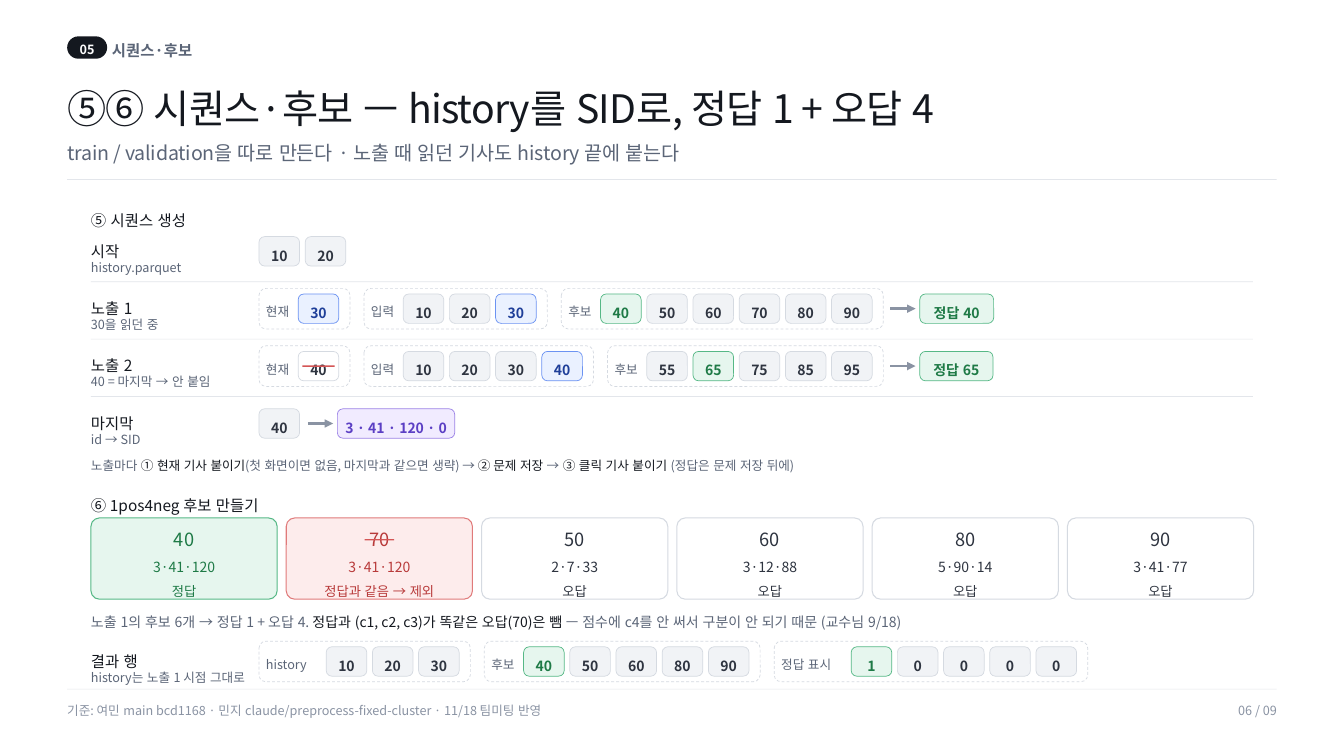
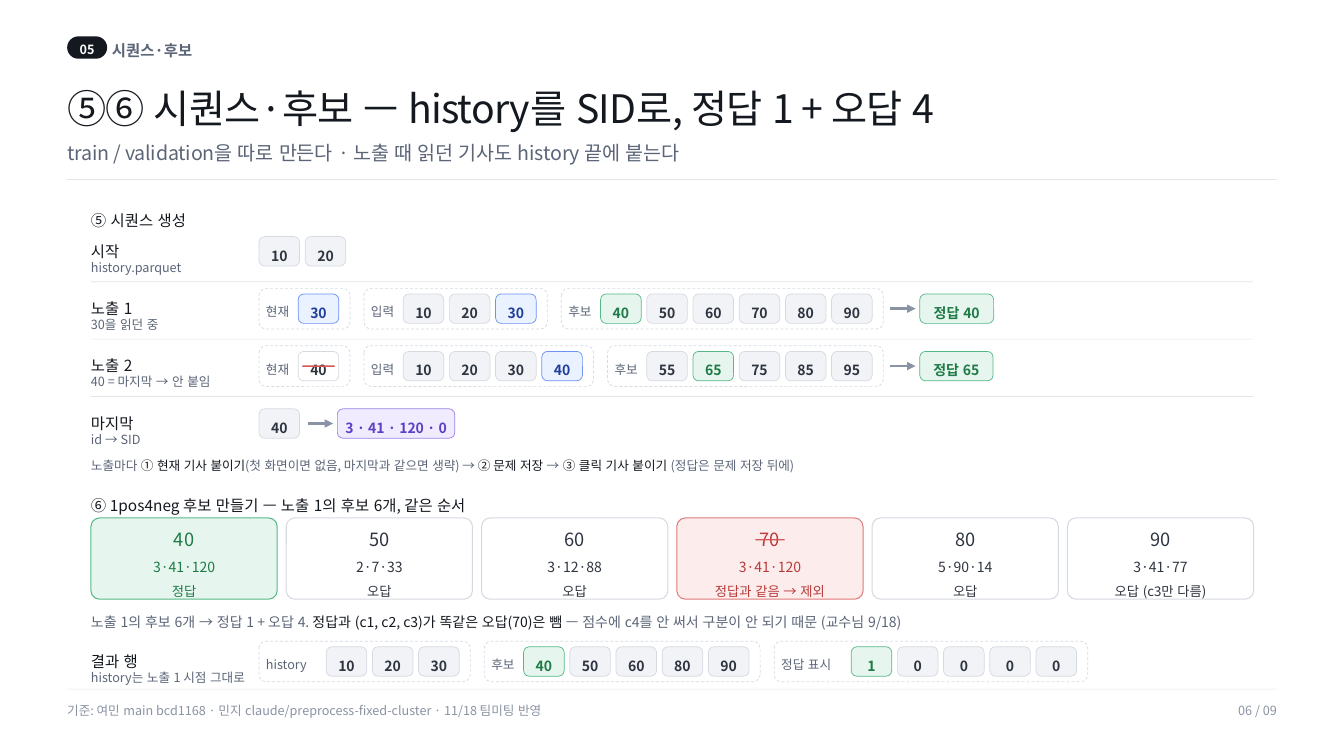
Before and after one commit to minji1217/SID_Project, a slide deck: slide 6 of reports/slides/파이프라인_전체흐름.pptx. Drawn at 1344x756 pixels with LibreOffice and Linux fonts; fonts in the diff are those of the drawing. Boxes give left, top, right and bottom in pixels: in the first picture for what was removed or moved away, otherwise in the second. Text is boxed around its words. In the diff, an @@ line names an element or a change of style, - is before the commit and + after.

```diff
--- a/reports/slides/파이프라인_전체흐름.pptx
+++ b/reports/slides/파이프라인_전체흐름.pptx
@@ text at [91, 498, 465, 515]: text changed @@
-⑥ 1pos4neg 후보 만들기
+⑥ 1pos4neg 후보 만들기 — 노출 1의 후보 6개, 같은 순서
@@ rounded rectangle "50": place and size @@
-rounded rectangle "50" at [482, 518, 668, 600]
+rounded rectangle "50" at [286, 518, 473, 600]
@@ rounded rectangle "60": place and size @@
-rounded rectangle "60" at [678, 518, 864, 600]
+rounded rectangle "60" at [482, 518, 668, 600]
@@ rounded rectangle "70": place and size @@
-rounded rectangle "70" at [286, 518, 473, 600]
+rounded rectangle "70" at [678, 518, 864, 600]
@@ rectangle: place and size @@
-rectangle at [365, 539, 394, 540]
+rectangle at [755, 539, 784, 540]
@@ text in rounded rectangle at [1115, 585, 1206, 599]: text changed @@
-오답
+오답 (c3만 다름)
```
Also in this commit, not shown: 3 other files.
